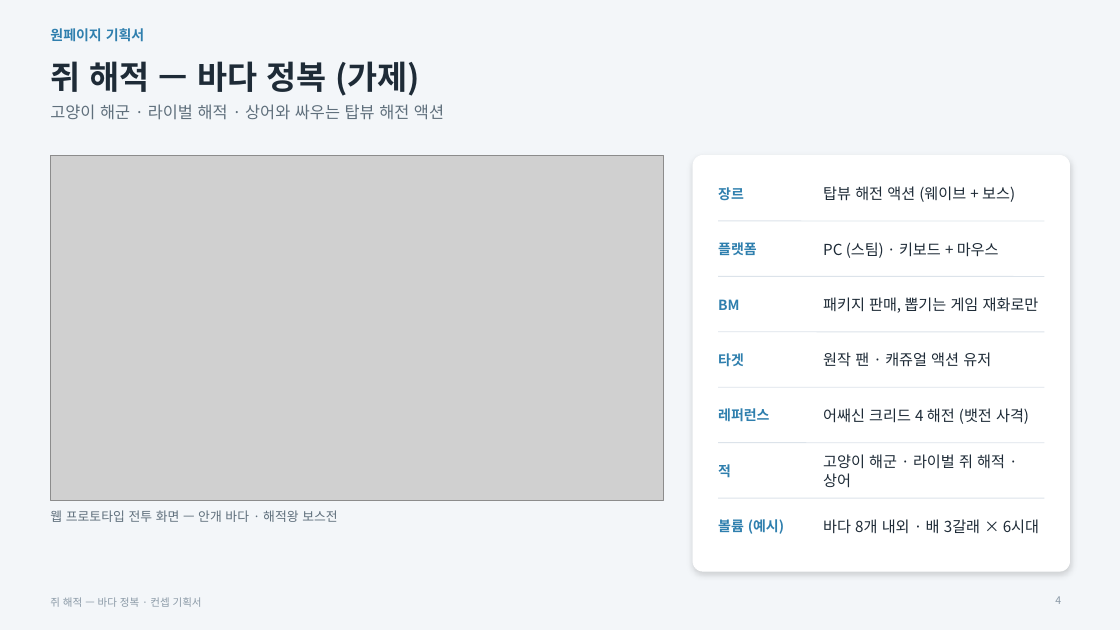
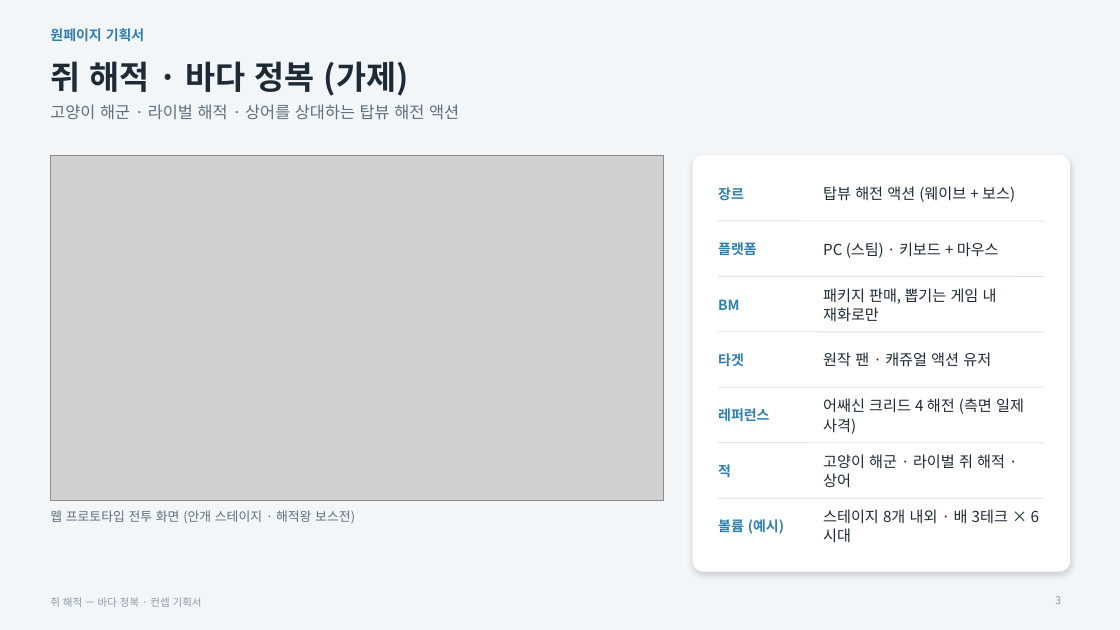
Before and after one commit to inory16351/RatPlain, a slide deck: slide 3 of Pirat_Plan/쥐해적_컨셉기획서.pptx (slide 4 before the commit). Drawn at 1120x630 pixels with LibreOffice and Linux fonts; fonts in the diff are those of the drawing; grey boxes stand for pictures. Boxes give left, top, right and bottom in pixels: in the first picture for what was removed or moved away, otherwise in the second. Text is boxed around its words. In the diff, an @@ line names an element or a change of style, - is before the commit and + after.

```diff
--- a/Pirat_Plan/쥐해적_컨셉기획서.pptx
+++ b/Pirat_Plan/쥐해적_컨셉기획서.pptx
@@ title at [50,61,409,96]: text changed @@
-쥐 해적 — 바다 정복 (가제)
+쥐 해적 · 바다 정복 (가제)
@@ text at [50,104,459,120]: text changed @@
-고양이 해군 · 라이벌 해적 · 상어와 싸우는 탑뷰 해전 액션
+고양이 해군 · 라이벌 해적 · 상어를 상대하는 탑뷰 해전 액션
@@ text at [823,288,997,321]: text changed @@
-패키지 판매, 뽑기는 게임 재화로만
+패키지 판매, 뽑기는 게임 내 재화로만
@@ text at [823,398,1024,434]: text changed @@
-어쌔신 크리드 4 해전 (뱃전 사격)
+어쌔신 크리드 4 해전 (측면 일제 사격)
@@ text at [823,509,1008,524]: text changed @@
-바다 8개 내외 · 배 3갈래 × 6시대
+스테이지 8개 내외 · 배 3테크 × 6시대
@@ text at [50,510,355,524]: text changed @@
-웹 프로토타입 전투 화면 — 안개 바다 · 해적왕 보스전
+웹 프로토타입 전투 화면 (안개 스테이지 · 해적왕 보스전)
@@ page number at [1055,596,1061,604]: text changed @@
-4
+3
```
Also in this commit, not shown: 16 other slides changed, 1 slide removed, 1 other file.
